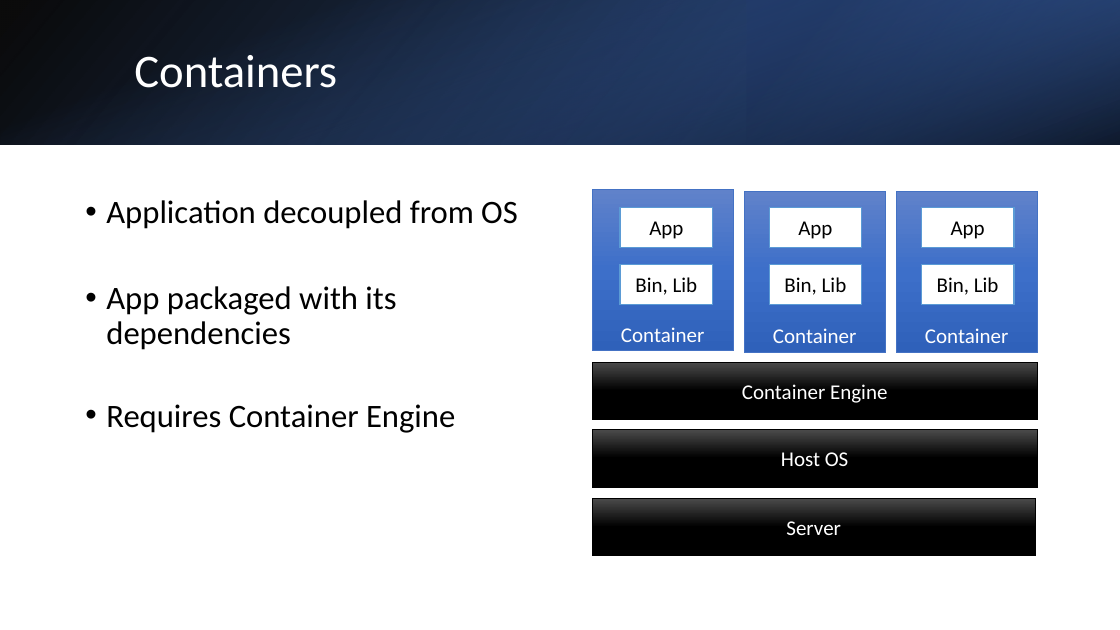
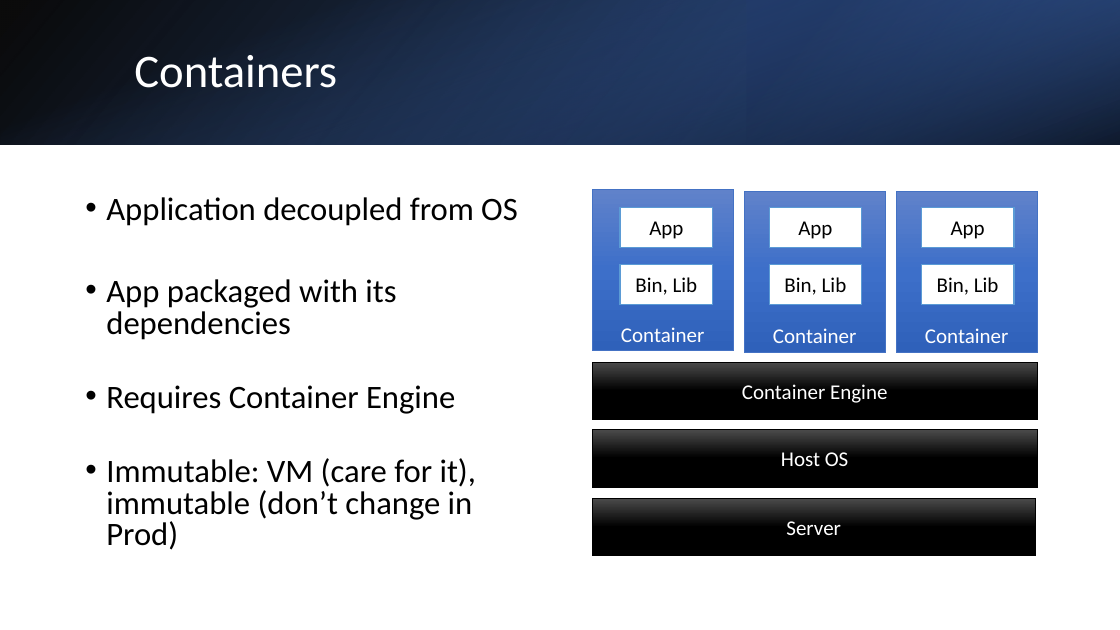
Before and after one commit to casimiri/k8stech, a slide deck: slide 4 of slides/Introduction to Kubernetes.pptx. Drawn at 1120x630 pixels with LibreOffice and Linux fonts; fonts in the diff are those of the drawing. Boxes give left, top, right and bottom in pixels: in the first picture for what was removed or moved away, otherwise in the second. Text is boxed around its words. In the diff, an @@ line names an element or a change of style, - is before the commit and + after.

```diff
--- a/slides/Introduction to Kubernetes.pptx
+++ b/slides/Introduction to Kubernetes.pptx
@@ text at (106,197,518,414): line spacing 0.9 to 0.8 @@
@@ text at (106,458,476,550): paragraph added @@
+• Immutable: VM (care for it), immutable (don’t change in Prod)
```
Also in this commit, not shown: 2 other slides changed.
